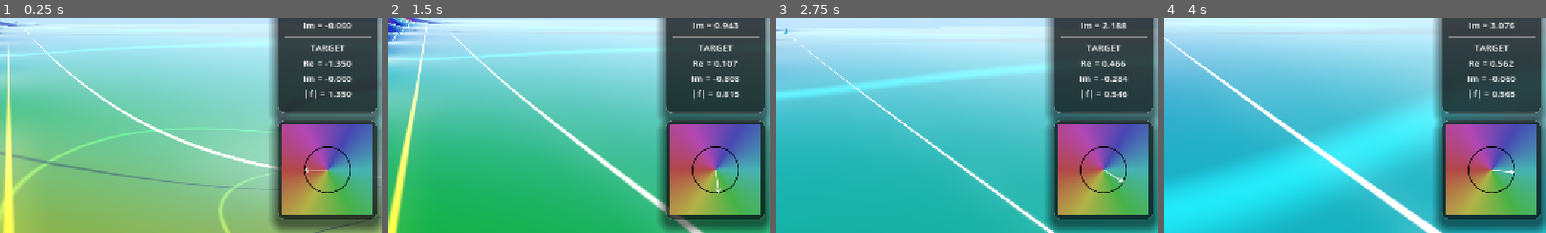
Above: before the commit, frames 1-4 (left to right).
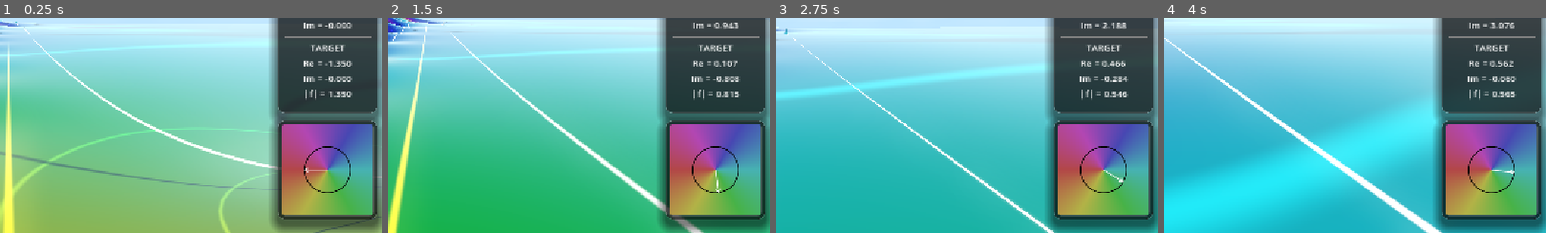
Above: after the commit, the same moments.

Repository: allanino/complex-functions-explorer
Game: Godot game, scene res://scenes/main.tscn
Same seed, same stepped clock (60 frames per second), same inputs: the game is played once before the commit and once after it.
Inputs (mouse positions are % of the whole screen's width and height, from its top left):
- Up to frame 1 (0.25 s): no input
- Up to frame 2 (1.5 s): tap Enter at 0.5 s; move the mouse to (55, 50) at 0.52 s; hold W (move_forward) from 0.53 s (still down); tap G at 0.6 s; tap Space at 0.77 s; move the mouse to (45, 50) at 1.27 s; tap N at 1.35 s
- Up to frame 3 (2.75 s): keep holding W (move_forward); tap Space at 1.52 s; move the mouse to (52, 48) at 2.02 s; tap C at 2.1 s
- Up to frame 4 (4 s): keep holding W (move_forward); move the mouse to (49, 52) at 2.77 s; tap Shift at 2.85 s; tap Space at 3.02, 3.77 s; move the mouse to (57, 51) at 3.52 s; hold Ctrl from 3.53 s (still down)
The pictures show only the part of the screen within x 49-99%, y 50-100%; the shares and areas given below are measured in that part.

The runs differ from the first frame. In frame 1, 0.4% of the frame differs, in the area x 73-98%, y 49-93%; in frame 2, 0.4%; in frame 3, 0.4%; in frame 4, 0.4%.

Commit message:
fix: HUD complex plane aspect ratio, transparency, and rounded corners
- Wrap ComplexPanel in an AspectRatioContainer to maintain 1:1 ratio.
- Set complex plane shader alpha to 1.0 to avoid double transparency.
- Use a dedicated ClipPanel with a rounded StyleBoxFlat and clip_children enabled to round the complex plane edges.
- Update scripts/hud.gd with new node paths.

Co-authored-by: allanino <5325241+allanino@users.noreply.github.com>

Diff:
--- a/scenes/hud.tscn
+++ b/scenes/hud.tscn
@@ -22,6 +22,13 @@
 shadow_color = Color(0, 0, 0, 0.5)
 shadow_size = 15
 shadow_offset = Vector2(0, 8)
+
+[sub_resource type="StyleBoxFlat" id="StyleBoxFlat_mask"]
+bg_color = Color(1, 1, 1, 1)
+corner_radius_top_left = 5
+corner_radius_top_right = 5
+corner_radius_bottom_right = 5
+corner_radius_bottom_left = 5
 
 [sub_resource type="StyleBoxFlat" id="StyleBoxFlat_tab_selected"]
 content_margin_left = 20.0
@@ -315,7 +322,12 @@
 theme_override_constants/margin_right = 5
 theme_override_constants/margin_bottom = 5
 
-[node name="ComplexPlane" type="ColorRect" parent="Control/HUDStack/ComplexAspect/ComplexPanel/MarginContainer"]
+[node name="ClipPanel" type="PanelContainer" parent="Control/HUDStack/ComplexAspect/ComplexPanel/MarginContainer"]
+layout_mode = 2
+theme_override_styles/panel = SubResource("StyleBoxFlat_mask")
+clip_children = 2
+
+[node name="ComplexPlane" type="ColorRect" parent="Control/HUDStack/ComplexAspect/ComplexPanel/MarginContainer/ClipPanel"]
 material = SubResource("ShaderMaterial_1")
 mouse_filter = 2
 layout_mode = 2
--- a/scripts/hud.gd
+++ b/scripts/hud.gd
@@ -3,7 +3,7 @@
 @export var player: Node3D
 @onready var complex_panel = $Control/HUDStack/ComplexAspect
 @onready var info_panel = $Control/HUDStack/InfoPanel
-@onready var complex_rect = $Control/HUDStack/ComplexAspect/ComplexPanel/MarginContainer/ComplexPlane
+@onready var complex_rect = $Control/HUDStack/ComplexAspect/ComplexPanel/MarginContainer/ClipPanel/ComplexPlane
 @onready var domain_label = $Control/HUDStack/InfoPanel/MarginContainer/VBox/DomainLabel
 @onready var target_label = $Control/HUDStack/InfoPanel/MarginContainer/VBox/TargetLabel
 @onready var zeros_panel = $Control/HUDStack/ZerosPanel
Not shown: 1 places in scenes/hud.tscn that only renumber resources
